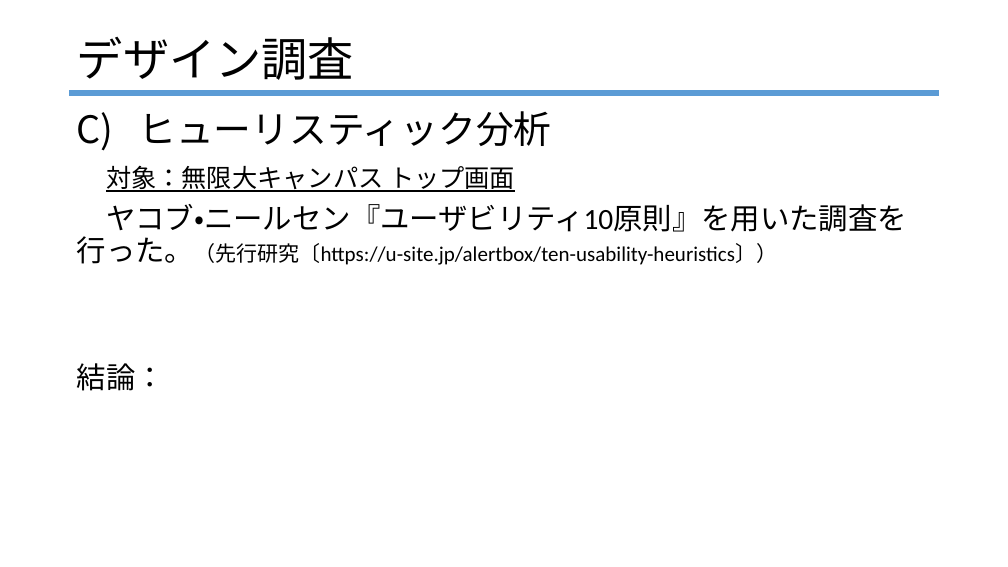
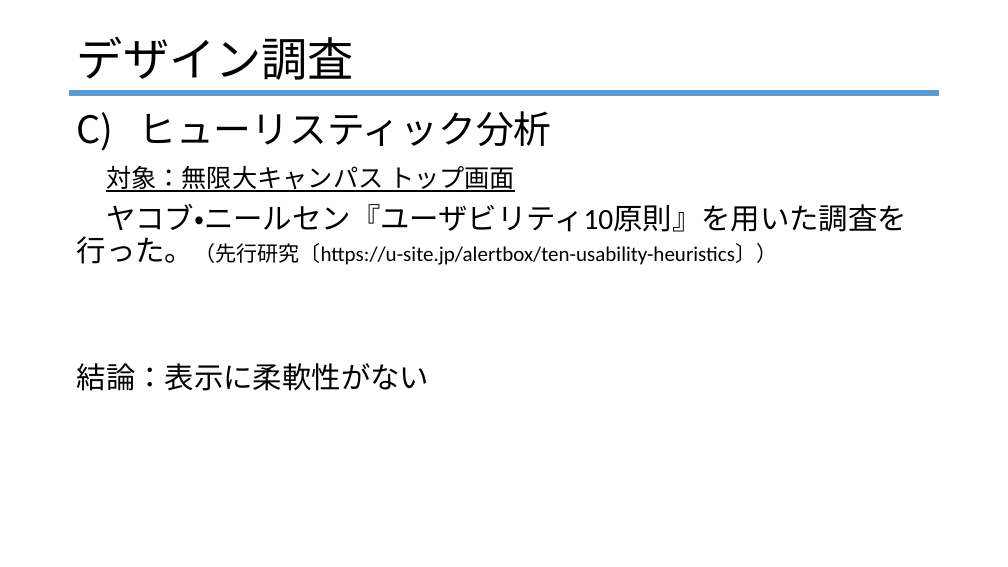
Before and after one commit to R4HB02-teamR/-R, a slide deck: slide 45 of progress/樫本/卒研発表リハ.pptx (slide 12 before the commit). Drawn at 1008x567 pixels with LibreOffice and Linux fonts; fonts in the diff are those of the drawing. Boxes give left, top, right and bottom in pixels: in the first picture for what was removed or moved away, otherwise in the second. Text is boxed around its words. In the diff, an @@ line names an element or a change of style, - is before the commit and + after.

```diff
--- a/progress/樫本/卒研発表リハ.pptx
+++ b/progress/樫本/卒研発表リハ.pptx
@@ text at (77,363,429,391): text changed @@
-結論：
+結論：表示に柔軟性がない
```
Also in this commit, not shown: 11 other slides changed, 5 slides added.
